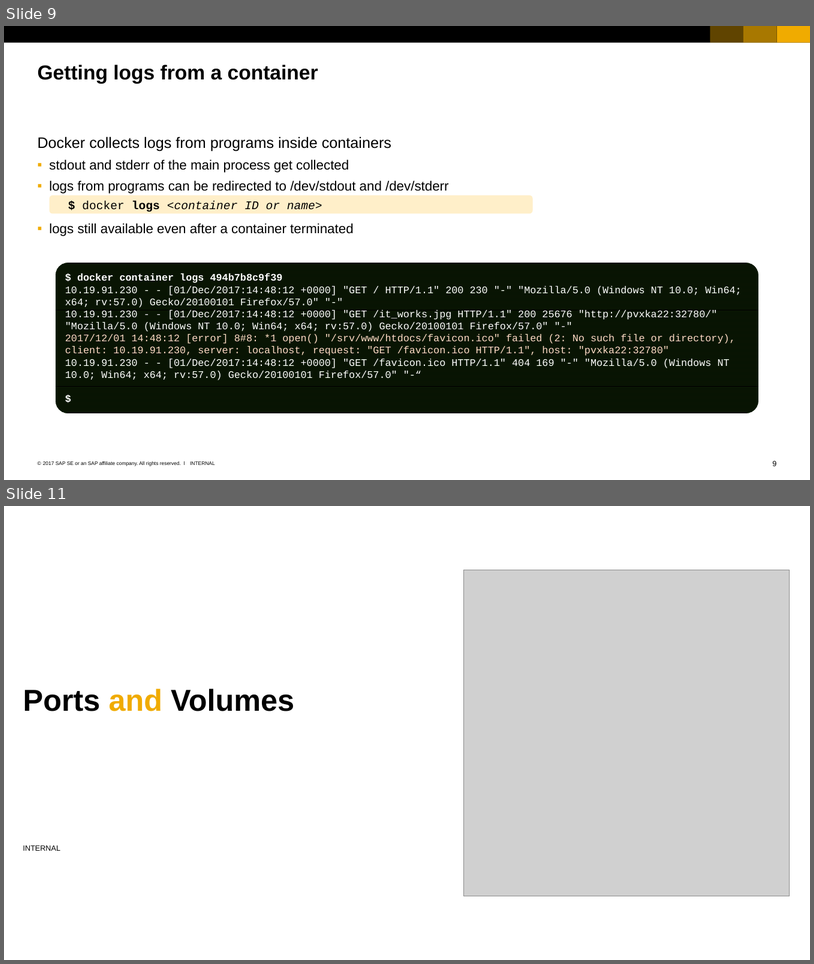
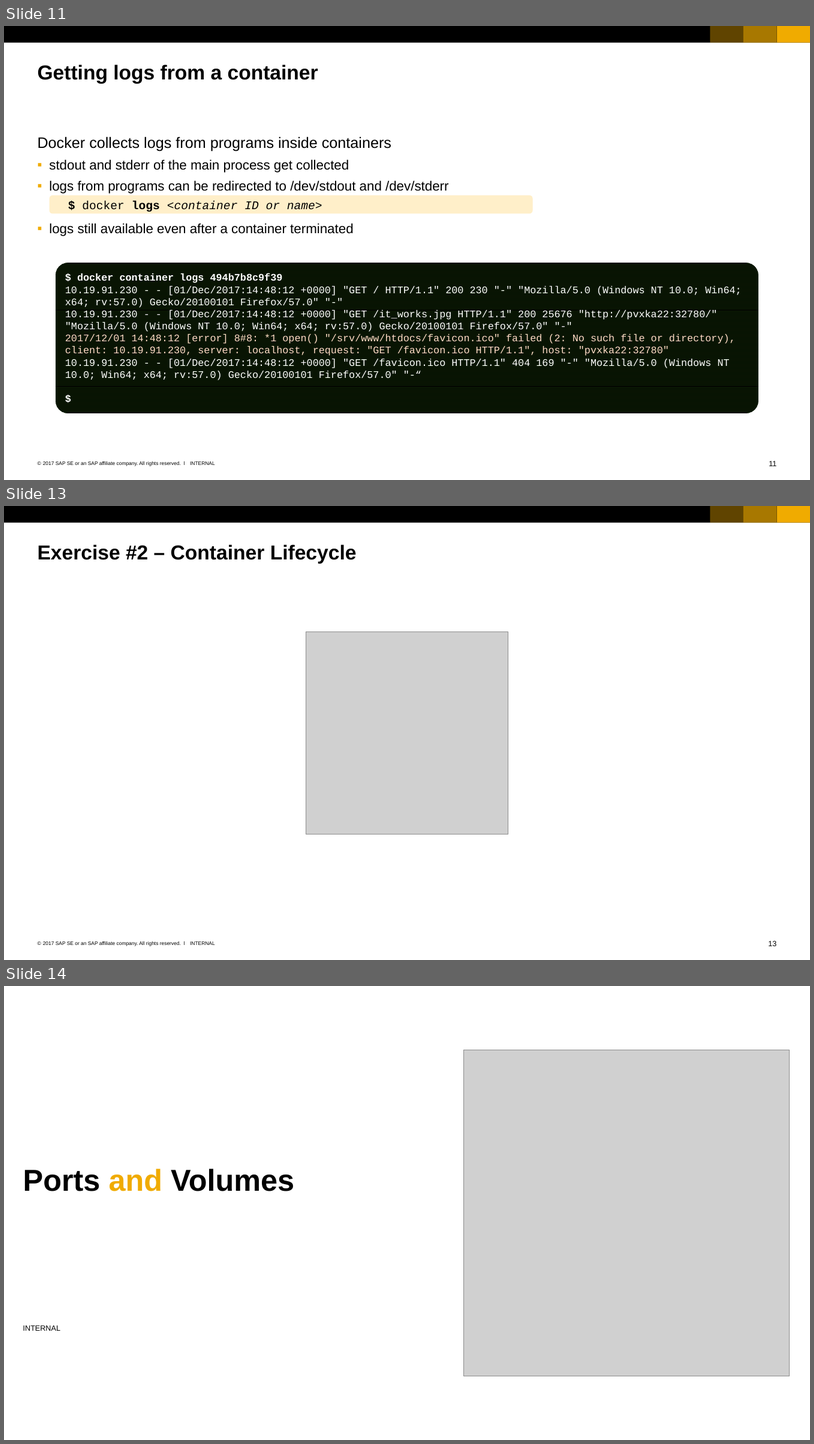
Before and after one commit to cuijiyao01/docker-k8s-training, a slide deck: docker/03_Working_with_containers.pptx. Shown one above the other, each under a label of ours: slides 9 and 11 before the commit, slides 11, 13 and 14 after it; the slides between them are not shown. The pictures are 814x964 and 814x1444 pixels, drawn with LibreOffice and Linux fonts; fonts in the diff are those of the drawing; grey boxes stand for pictures; background and template pictures are left out. Boxes give left, top, right and bottom in pixels: in the first picture for what was removed or moved away, otherwise in the second. Text is boxed around its words. In the diff, an @@ line names an element or a change of style, - is before the commit and + after.

Commit message:
added demo & exercise marker for docker part

```diff
--- a/docker/03_Working_with_containers.pptx
+++ b/docker/03_Working_with_containers.pptx
@@ slide 13 added at [4, 506, 810, 960], background #FFFFFF; not listed: 7 template elements that a slide beside it also shows @@
@@ title added at [38, 544, 357, 564], 24 pt, text #000000, bold @@
+Exercise #2 – Container Lifecycle
@@ picture added at [306, 632, 508, 834] @@
@@ what was slide 9 is now slide 11 @@
@@ page number at [769, 460, 777, 466]: text changed @@
-9
+11
@@ what was slide 11 is now slide 14 @@
```
Also in this commit, not shown: 5 other slides added, 2 other files.
